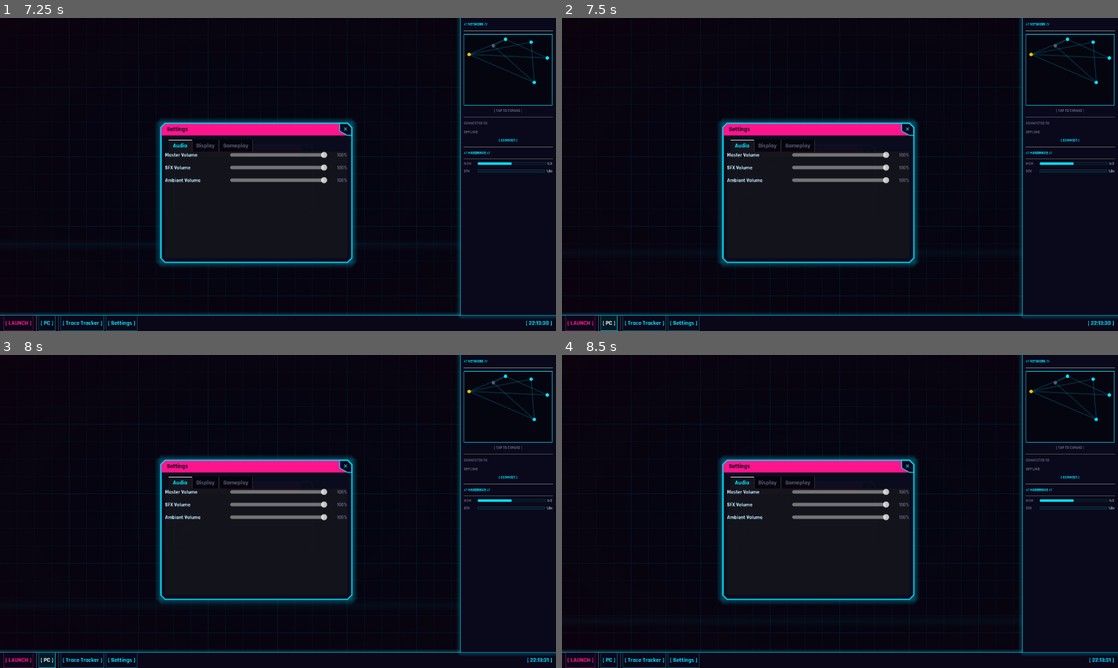
Above: before the commit, frames 1-4 (two rows, left to right).
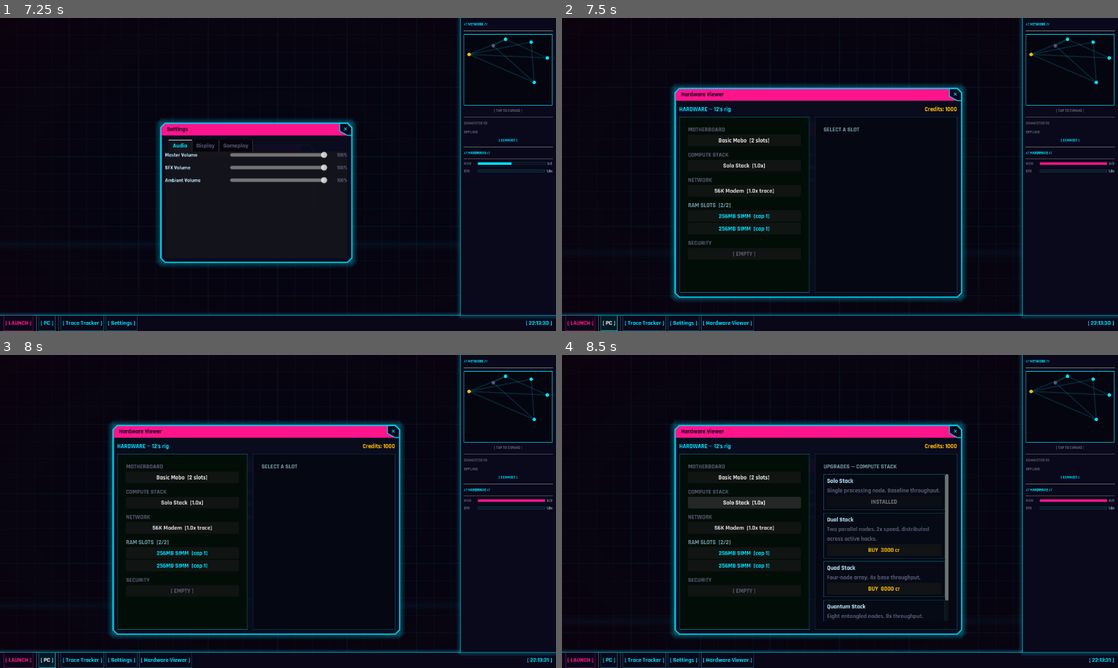
Above: after the commit, the same moments.

Repository: Sub-Xaero/Delta-Terminal-v2
Game: Godot game, scene res://scenes/main_menu.tscn
Two runs of this game, one before a commit and one after it. Both use one fixed random seed, a clock stepped at 60 frames per second and the inputs below.
Inputs (mouse positions are in pixels of both pictures, inside the frame that each line leads up to):
- Up to frame 1 (7.25 s): click "[ NEW GAME ]" at 0.5 s; click (278, 230) at 1.27 s; type "12" at 1.35 s; click "[ CONFIRM ]" at 2 s; move the mouse to (400, 158) at 2.77 s; click (400, 158) at 2.92 s; tap Enter at 3.5 s; drag from (166, 190) to (250, 237) at 3.52 s; tap Space at 4.25 s; move the mouse to (333, 105) at 4.27 s; click (333, 105) at 4.42 s; click "[ LAUNCH ]" at 5 s; click "[ LAUNCH ]" at 5.75 s; click "✕" at 6.5 s
- Up to frame 2 (7.5 s): click "[ PC ]" at 7.25 s
- Up to frame 3 (8 s): no input
- Up to frame 4 (8.5 s): click (745, 502) at 8 s, where only the run after the commit has a clickable "Solo Stack [1.0x]"

Frame 1 is identical in both runs. In frame 2, 10% of the frame differs, in the area x 19-100%, y 21-100%; in frame 3, 11%; in frame 4, 12%.
Error before the commit: Parse Error: Identifier "cpu_usage_label" not declared in the current scope. (res://scenes/tools/hardware_viewer.gd:258)

Commit message:
Fix stale cpu_usage_label reference after stack rename

Diff:
--- a/scenes/tools/hardware_viewer.gd
+++ b/scenes/tools/hardware_viewer.gd
@@ -255,7 +255,7 @@
 	header_label.add_theme_color_override("font_color", Color(0.0, 0.88, 1.0))
 	credits_label.add_theme_color_override("font_color", Color(1.0, 0.75, 0.0))
 	ram_label.add_theme_color_override("font_color", Color(0.45, 0.6, 0.65))
-	cpu_usage_label.add_theme_color_override("font_color", Color(1.0, 0.75, 0.0))
+	stack_usage_label.add_theme_color_override("font_color", Color(1.0, 0.75, 0.0))
 	shop_header.add_theme_color_override("font_color", Color(0.45, 0.6, 0.65))
 
 	detonate_btn.add_theme_color_override("font_color", Color(1.0, 0.08, 0.55))
